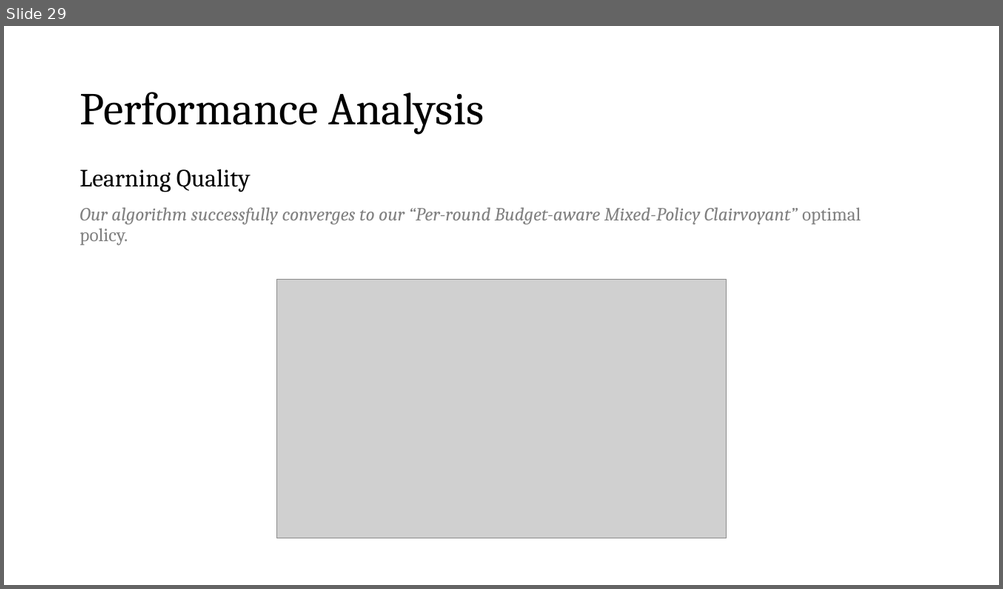
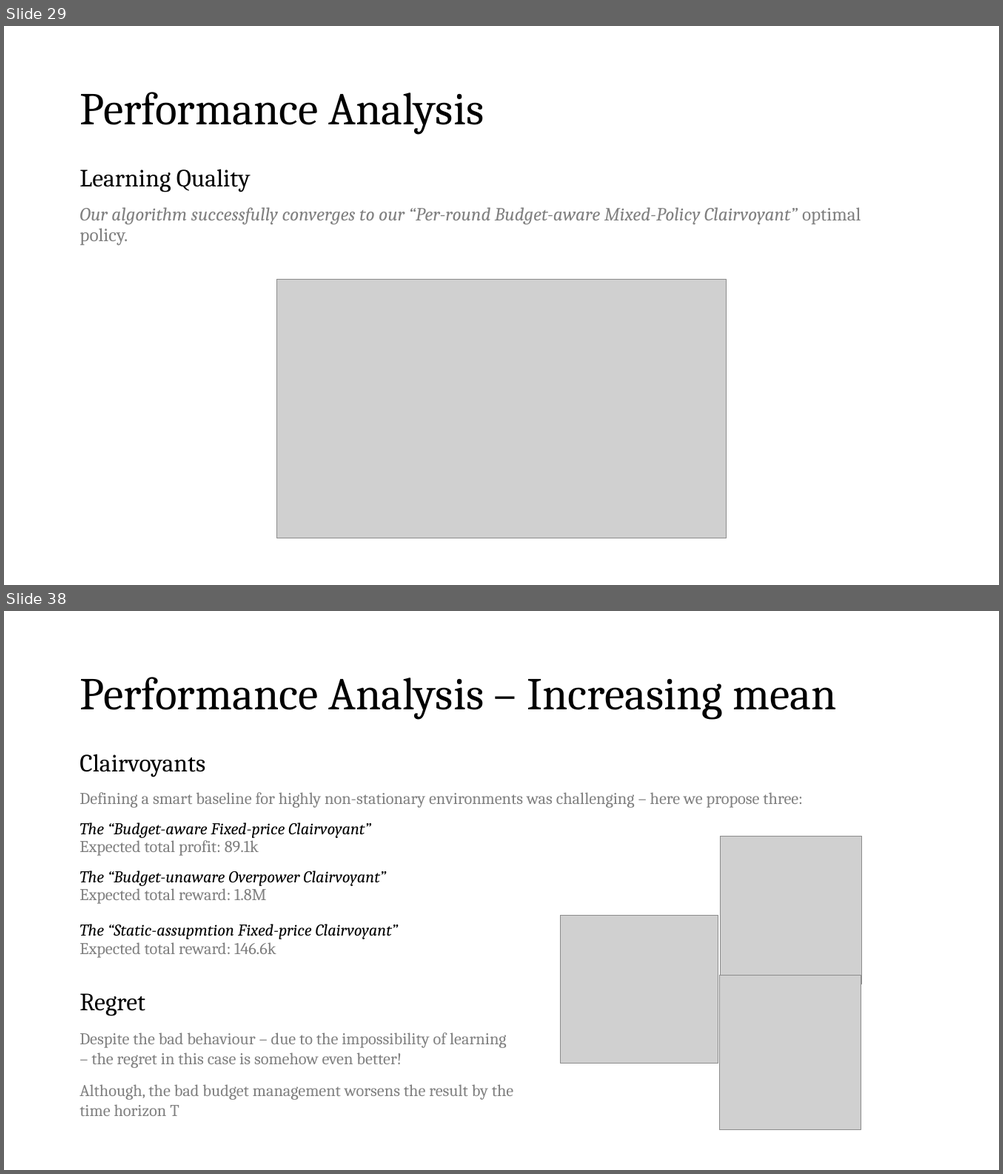
Before and after one commit to peetceenatoo/online-learning, a slide deck: Slides.pptx. Shown one above the other, each under a label of ours: slide 29 before the commit, slides 29 and 38 after it; the slides between them are not shown. The pictures are 1003x589 and 1003x1174 pixels, drawn with LibreOffice and Linux fonts; fonts in the diff are those of the drawing; grey boxes stand for pictures. Boxes give left, top, right and bottom in pixels: in the first picture for what was removed or moved away, otherwise in the second. Text is boxed around its words. In the diff, an @@ line names an element or a change of style, - is before the commit and + after.

```diff
--- a/Slides.pptx
+++ b/Slides.pptx
@@ slide 38 added at (x1=4, y1=611, x2=999, y2=1170), background #FFFFFF @@
@@ title added at (x1=79, y1=677, x2=837, y2=720), 44 pt, text #000000 @@
+Performance Analysis – Increasing mean
@@ text added at (x1=79, y1=754, x2=802, y2=958), 16 pt, text #808080 @@
+Clairvoyants
+Defining a smart baseline for highly non-stationary environments was challenging – here we propose three:
+The “Budget-aware Fixed-price Clairvoyant”
+Expected total profit: 89.1k
+The “Budget-unaware Overpower Clairvoyant”
+Expected total reward: 1.8M
+The “Static-assupmtion Fixed-price Clairvoyant”
+Expected total reward: 146.6k
@@ picture added at (x1=720, y1=836, x2=862, y2=984) @@
@@ picture added at (x1=560, y1=915, x2=719, y2=1063) @@
@@ picture added at (x1=720, y1=976, x2=861, y2=1130) @@
@@ text added at (x1=79, y1=994, x2=513, y2=1116), 16 pt, text #808080 @@
+Regret
+Despite the bad behaviour – due to the impossibility of learning – the regret in this case is somehow even better!
+Although, the bad budget management worsens the result by the time horizon T
```
Also in this commit, not shown: 1 slide changed, 8 other slides added, 1 other file.
